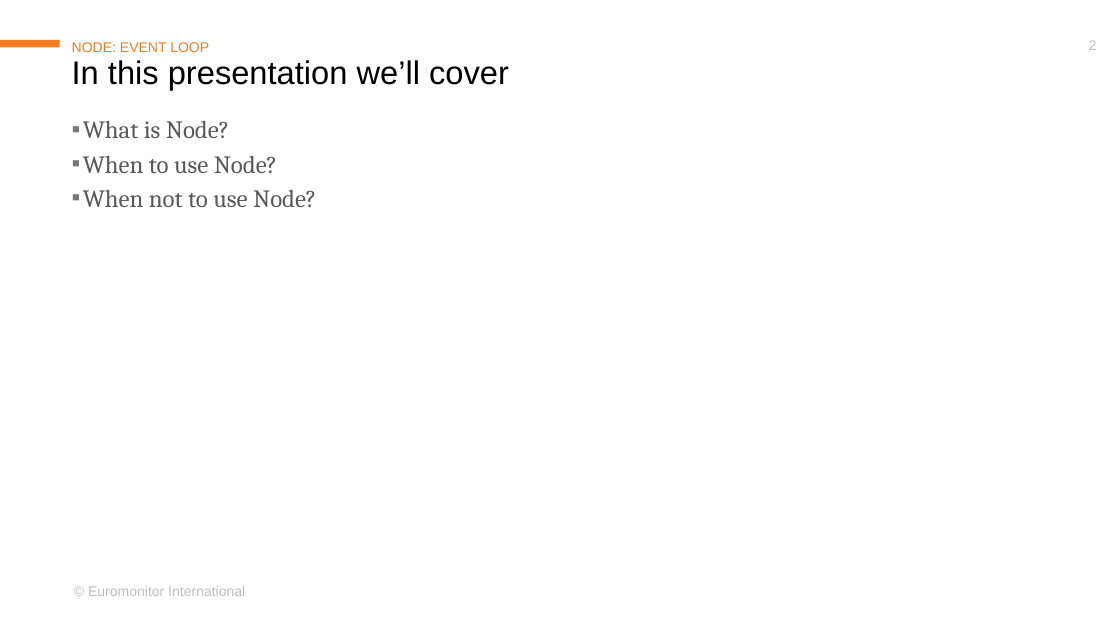
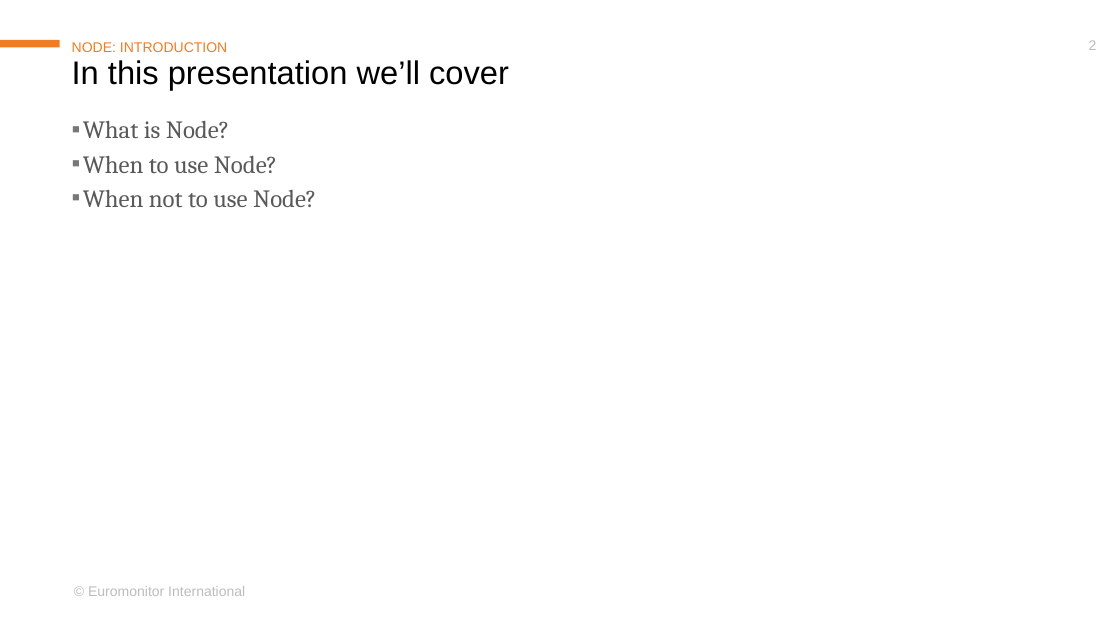
Before and after one commit to barend-erasmus/node-introduction, a slide deck: slide 2 of Node-Introduction.pptx. Drawn at 1120x630 pixels with LibreOffice and Linux fonts; fonts in the diff are those of the drawing; background and template pictures are left out. Boxes give left, top, right and bottom in pixels: in the first picture for what was removed or moved away, otherwise in the second. Text is boxed around its words. In the diff, an @@ line names an element or a change of style, - is before the commit and + after.

```diff
--- a/Node-Introduction.pptx
+++ b/Node-Introduction.pptx
@@ title at [72, 42, 227, 52]: text changed @@
-NODE: EVENT LOOP
+NODE: INTRODUCTION
```
Also in this commit, not shown: 1 other slide changed.
